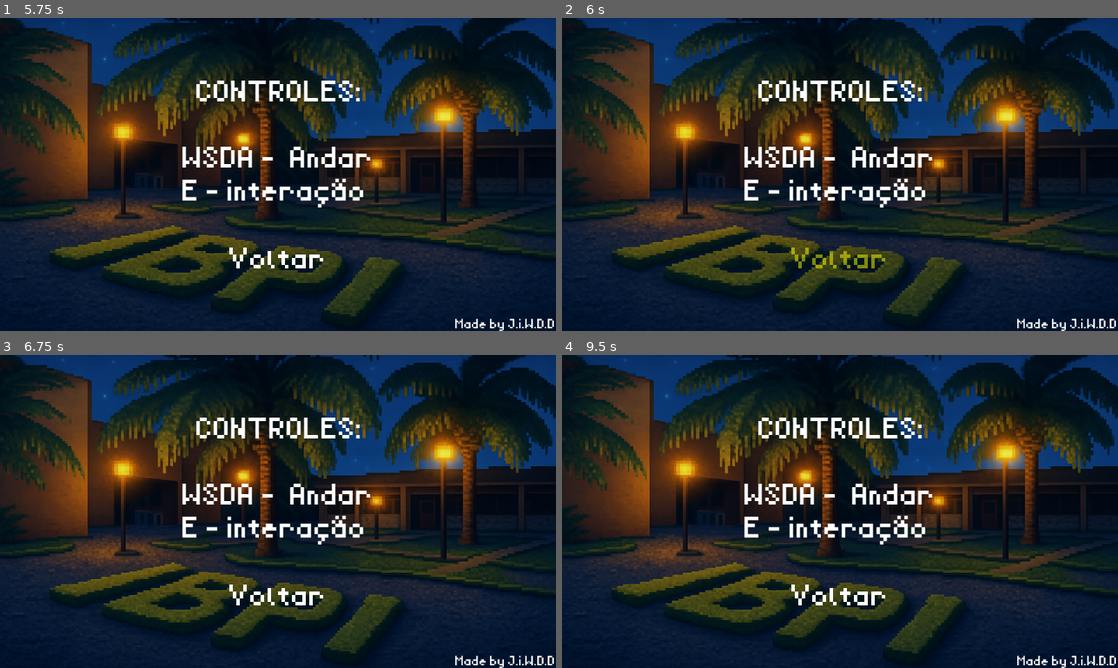
Above: before the commit, frames 1-4 (two rows, left to right).
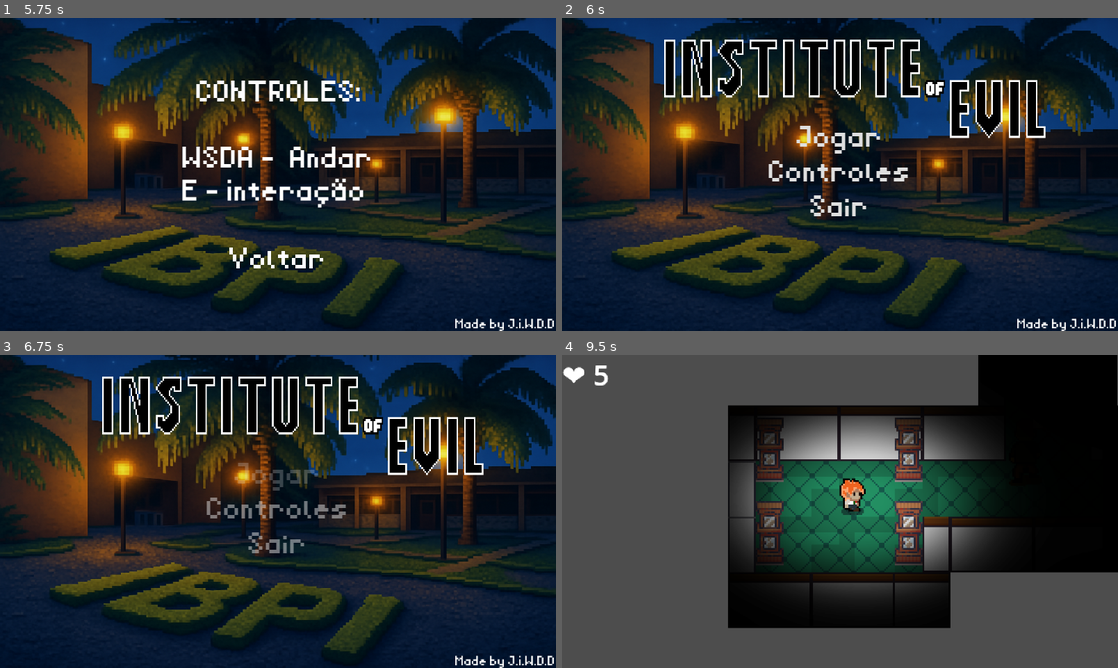
Above: after the commit, the same moments.

Repository: Davi-info/institute-of-evil---game
Game: Godot game, scene res://levels/level_1.tscn
Same seed, same stepped clock (60 frames per second), same inputs: the game is played once before the commit and once after it. This scene is started directly instead of the project's main scene.
Inputs (mouse positions are in pixels of both pictures, inside the frame that each line leads up to):
- Up to frame 1 (5.75 s): tap Enter at 0.5 s; move the mouse to (400, 158) at 0.52 s; hold D (move_right) 0.53-1.28 s; move the mouse to (166, 190) at 1.27 s; hold S (move_down) 1.28-2.03 s; move the mouse to (333, 105) at 2.02 s; hold D (move_right) 2.03-2.78 s; move the mouse to (250, 237) at 2.77 s; hold W (move_up) 2.78-3.53 s; move the mouse to (444, 221) at 3.52 s; hold A (move_left) 3.53-4.25 s; tap Escape (ui_cancel) at 4.15 s; click "Menu Principal" at 4.25 s; click "Controles" at 5 s
- Up to frame 2 (6 s): click (840, 262) at 5.75 s, where only the run after the commit has a clickable "Voltar"
- Up to frame 3 (6.75 s): click (278, 477) at 6.5 s, where only the run after the commit has a clickable "Jogar"
- Up to frame 4 (9.5 s): tap Space at 7.25 s; move the mouse to (673, 464) at 7.27 s; hold A (move_left) 7.28-8.03 s; move the mouse to (867, 511) at 8.02 s; hold S (move_down) 8.03-8.78 s; tap Enter at 8.75 s; move the mouse to (756, 433) at 8.77 s; hold D (move_right) from 8.78 s (still down)

Frame 1 is identical in both runs. In frame 2, 10% of the frame differs, in the area x 18-87%, y 6-80%; in frame 3, 10%; in frame 4, 90%, in the area x 0-100%, y 0-100%.

Commit message:
Bug de Voltar - Corrigido e Música/efeitos implementados

Diff:
--- a/characters/scenes/inimigo_fase2.tscn
+++ b/characters/scenes/inimigo_fase2.tscn
@@ -1,7 +1,7 @@
 [gd_scene load_steps=26 format=3 uid="uid://csk08sfgmcwkv"]
 
 [ext_resource type="Script" uid="uid://h3rdgy7mdtdv" path="res://characters/scripts/inimigo.gd" id="1_dqejm"]
-[ext_resource type="Texture2D" uid="uid://3ygtbyoys3va" path="res://characters/scenes/Inspetor faseTESTE2.png" id="2_dqejm"]
+[ext_resource type="Texture2D" uid="uid://cu74o6pg37ib" path="res://characters/assets/Inspetor faseTESTE2.png" id="2_dqejm"]
 
 [sub_resource type="Animation" id="Animation_rrcal"]
 length = 0.001
--- a/characters/scenes/inimigo_fase3.tscn
+++ b/characters/scenes/inimigo_fase3.tscn
@@ -1,7 +1,7 @@
 [gd_scene load_steps=26 format=3 uid="uid://bgu3o0w1uy741"]
 
 [ext_resource type="Script" uid="uid://h3rdgy7mdtdv" path="res://characters/scripts/inimigo.gd" id="1_nwcns"]
-[ext_resource type="Texture2D" uid="uid://5ssiiwsdapm2" path="res://characters/scenes/Inspetor faseTESTE3.png" id="2_nwcns"]
+[ext_resource type="Texture2D" uid="uid://c64qu2ymmpckt" path="res://characters/assets/Inspetor faseTESTE3.png" id="2_nwcns"]
 
 [sub_resource type="Animation" id="Animation_rrcal"]
 length = 0.001
@@ -296,6 +296,7 @@
 [node name="Sprite2D" type="Sprite2D" parent="."]
 modulate = Color(1, 0.772549, 0.0470588, 1)
 self_modulate = Color(0.658824, 0.741176, 1, 1)
+rotation = -0.0081758
 scale = Vector2(0.941693, 0.911394)
 texture = ExtResource("2_nwcns")
 hframes = 6
--- a/characters/scenes/inimigo_fase4.tscn
+++ b/characters/scenes/inimigo_fase4.tscn
@@ -1,7 +1,7 @@
 [gd_scene load_steps=26 format=3 uid="uid://duudhlwgmypxy"]
 
 [ext_resource type="Script" uid="uid://h3rdgy7mdtdv" path="res://characters/scripts/inimigo.gd" id="1_ayhmu"]
-[ext_resource type="Texture2D" uid="uid://cjy0mf56vada7" path="res://characters/scenes/Inspetor faseTESTE4.png" id="2_ayhmu"]
+[ext_resource type="Texture2D" uid="uid://cgubiqhgc35cv" path="res://characters/assets/Inspetor faseTESTE4.png" id="2_ayhmu"]
 
 [sub_resource type="Animation" id="Animation_rrcal"]
 length = 0.001
--- a/characters/scripts/pause_menu.gd
+++ b/characters/scripts/pause_menu.gd
@@ -21,4 +21,6 @@
 
 
 func _on_menu_prin_btn_2_pressed() -> void:
+	get_tree().paused = false
 	get_tree().change_scene_to_file("res://interface/main_menu.tscn")
+	MusicMenu.play_music()
--- /dev/null
+++ b/interface/audio_stream_player_2d.gd
@@ -0,0 +1,5 @@
+extends AudioStreamPlayer2D
+
+func _on_finished() -> void:
+	$".".play()
+	pass # Replace wit
--- a/interface/main_menu.gd
+++ b/interface/main_menu.gd
@@ -1,21 +1,78 @@
 extends Control
 
+# Nó para o fade overlay
+var fade_overlay: ColorRect
+
 func _ready():
+	# Cria o fade overlay
+	create_fade_overlay()
+
 	for button in get_tree().get_nodes_in_group("button"):
 		button.pressed.connect(on_button_pressed.bind(button))
 		button.mouse_exited.connect(mouse_interaction.bind(button, "exited"))
 		button.mouse_entered.connect(mouse_interaction.bind(button, "entered"))
 
+func create_fade_overlay():
+	# Cria um overlay preto que cobrirá toda a tela
+	fade_overlay = ColorRect.new()
+	fade_overlay.name = "FadeOverlay"
+	fade_overlay.color = Color.BLACK
+	fade_overlay.modulate.a = 0.0  # Começa invisível
+
+	# Configura para cobrir toda a tela
+	fade_overlay.set_anchors_and_offsets_preset(Control.PRESET_FULL_RECT)
+	fade_overlay.mouse_filter = Control.MOUSE_FILTER_IGNORE
+	fade_overlay.z_index = 100  # Garante que fica na frente de tudo
+
+	# Adiciona como filho do nó atual
+	add_child(fade_overlay)
+
 func on_button_pressed(button: Button) -> void:
 	match button.name:
 		'Play':
-			var _game: bool = get_tree().change_scene_to_file("res://levels/level_1.tscn")
+			# Desabilita todos os botões imediatamente
+			set_buttons_disabled(true)
+
+			# Toca o som E inicia o fade simultaneamente
+			$PlaySound.play()
+
+			# Inicia o fade para preto IMEDIATAMENTE
+			await start_fade_to_black()
+
+			# Muda para o próximo nível
+			MusicMenu.stop_music()
+			get_tree().change_scene_to_file("res://levels/level_1.tscn")
+
 		'Controls':
-			var _controls: bool = get_tree().change_scene_to_file("res://interface/controls_view.tscn")
+			get_tree().change_scene_to_file("res://interface/controls_view.tscn")
 		'Exit':
 			get_tree().quit()
 
+func start_fade_to_black():
+	# Usa Tween para fazer o fade suavemente
+	var tween = create_tween()
+	tween.set_ease(Tween.EASE_IN_OUT)
+	tween.set_trans(Tween.TRANS_CUBIC)
+
+	# Anima o fade overlay de transparente (0.0) para opaco (1.0)
+	tween.tween_property(fade_overlay, "modulate:a", 1.0, 2.5)  # 2.5 segundos de duração
+
+	# Espera o tween terminar
+	await tween.finished
+
+	# Aguarda um pouco mais para garantir que a tela está completamente preta
+	await get_tree().create_timer(0.2).timeout
+
+func set_buttons_disabled(disabled: bool):
+	# Desabilita/habilita todos os botões
+	for button in get_tree().get_nodes_in_group("button"):
+		button.disabled = disabled
+
 func mouse_interaction(button: Button, state: String) -> void:
+	# Só aplica o efeito se o botão não estiver desabilitado
+	if button.disabled:
+		return
+
 	match state:
 		'exited':
 			button.modulate.a = 1.0
--- a/interface/main_menu.tscn
+++ b/interface/main_menu.tscn
@@ -1,10 +1,11 @@
-[gd_scene load_steps=6 format=3 uid="uid://dbum7uvwdjp08"]
+[gd_scene load_steps=7 format=3 uid="uid://dbum7uvwdjp08"]
 
 [ext_resource type="Script" uid="uid://dxass45ew1qun" path="res://interface/main_menu.gd" id="1_g8ogf"]
 [ext_resource type="Texture2D" uid="uid://bfntrobr53p8y" path="res://interface/ibpi_image.png" id="2_wwcsp"]
 [ext_resource type="Texture2D" uid="uid://dvbeq56hl471o" path="res://interface/Titulo do jogo2.png" id="3_i5udr"]
 [ext_resource type="Theme" uid="uid://cmkavla7jpxqo" path="res://interface/default_btn.tres" id="4_bjm56"]
 [ext_resource type="Theme" uid="uid://dflyw1gojgi00" path="res://characters/temas/new_theme.tres" id="5_i5udr"]
+[ext_resource type="AudioStream" uid="uid://cramc3yt513oo" path="res://sounds/menu/institute of evil 2.mp3" id="6_bjm56"]
 
 [node name="MainMenu" type="Control"]
 process_mode = 3
@@ -111,3 +112,9 @@
 focus_mode = 0
 theme = ExtResource("5_i5udr")
 text = "Sair"
+
+[node name="PlaySound" type="AudioStreamPlayer2D" parent="."]
+position = Vector2(119, 62)
+stream = ExtResource("6_bjm56")
+
+[connection signal="pressed" from="MainContainer/HBoxContainer/VBoxContainer/Play" to="." method="_on_play_pressed"]
--- /dev/null
+++ b/interface/transition.gd
@@ -0,0 +1 @@
+extends Node2D
--- /dev/null
+++ b/interface/transition.tscn
@@ -0,0 +1,65 @@
+[gd_scene load_steps=5 format=3 uid="uid://bqhv0wg86nqv2"]
+
+[sub_resource type="Animation" id="Animation_j8rqc"]
+resource_name = "fade_in"
+tracks/0/type = "value"
+tracks/0/imported = false
+tracks/0/enabled = true
+tracks/0/path = NodePath(".:color")
+tracks/0/interp = 1
+tracks/0/loop_wrap = true
+tracks/0/keys = {
+"times": PackedFloat32Array(0, 1),
+"transitions": PackedFloat32Array(1, 1),
+"update": 0,
+"values": [Color(0, 0, 0, 1), Color(0, 0, 0, 0)]
+}
+
+[sub_resource type="Animation" id="Animation_t0vh6"]
+length = 0.001
+tracks/0/type = "value"
+tracks/0/imported = false
+tracks/0/enabled = true
+tracks/0/path = NodePath(".:color")
+tracks/0/interp = 1
+tracks/0/loop_wrap = true
+tracks/0/keys = {
+"times": PackedFloat32Array(0),
+"transitions": PackedFloat32Array(1),
+"update": 0,
+"values": [Color(0, 0, 0, 0)]
+}
+
+[sub_resource type="Animation" id="Animation_ntc0a"]
+resource_name = "fade_out"
+tracks/0/type = "value"
+tracks/0/imported = false
+tracks/0/enabled = true
+tracks/0/path = NodePath(".:color")
+tracks/0/interp = 1
+tracks/0/loop_wrap = true
+tracks/0/keys = {
+"times": PackedFloat32Array(0, 1),
+"transitions": PackedFloat32Array(1, 1),
+"update": 0,
+"values": [Color(1, 1, 1, 0), Color(0, 0, 0, 1)]
+}
+
+[sub_resource type="AnimationLibrary" id="AnimationLibrary_awt15"]
+_data = {
+&"RESET": SubResource("Animation_t0vh6"),
+&"fade_in": SubResource("Animation_j8rqc"),
+&"fade_out": SubResource("Animation_ntc0a")
+}
+
+[node name="Transition" type="Node2D"]
+
+[node name="ColorRect" type="ColorRect" parent="."]
+offset_right = 320.0
+offset_bottom = 180.0
+color = Color(0, 0, 0, 0)
+
+[node name="AnimationPlayer" type="AnimationPlayer" parent="ColorRect"]
+libraries = {
+&"": SubResource("AnimationLibrary_awt15")
+}
--- a/project.godot
+++ b/project.godot
@@ -17,6 +17,7 @@
 [autoload]
 
 GameState="*res://characters/scripts/GameState.gd"
+MusicMenu="*res://sounds/menu/music_menu.tscn"
 
 [display]
 
--- /dev/null
+++ b/sounds/menu/music_menu.tscn
@@ -0,0 +1,32 @@
+[gd_scene load_steps=3 format=3 uid="uid://b4qp3r72ce57a"]
+
+[ext_resource type="AudioStream" uid="uid://coxpw5jsu0ehd" path="res://sounds/menu/background music menu.mp3" id="1_6sgv5"]
+
+[sub_resource type="GDScript" id="GDScript_txl7d"]
+script/source = "extends AudioStreamPlayer2D
+
+func play_music():
+	play()
+
+func stop_music():
+	stop()
+
+func _ready():
+	MusicMenu.play_music()
+
+func on_button_pressed(button: Button) -> void:
+	match button.name:
+		'Play':
+			MusicMenu.stop_music()
+			get_tree().change_scene_to_file(\"res://levels/level_1.tscn\")
+		'Controls':
+			get_tree().change_scene_to_file(\"res://interface/controls_view.tscn\")
+		'Exit':
+			get_tree().quit()
+"
+
+[node name="MusicMenu" type="AudioStreamPlayer2D"]
+stream = ExtResource("1_6sgv5")
+volume_db = -10.0
+autoplay = true
+script = SubResource("GDScript_txl7d")
--- /dev/null
+++ b/sounds/menu/music_player.gd
@@ -0,0 +1,17 @@
+extends Node2D
+
+func play_music():
+	$MusicMenu.play()
+
+func stop_music():
+		$Music.stop()
+
+func on_button_pressed(button: Button) -> void:
+	match button.name:
+		'Play':
+			MusicMenu.stop()  # Para a música antes de trocar de cena
+			var _game: bool = get_tree().change_scene_to_file("res://levels/level_1.tscn")
+		'Controls':
+			var _controls: bool = get_tree().change_scene_to_file("res://interface/controls_view.tscn")
+		'Exit':
+			get_tree().quit()
--- /dev/null
+++ b/sounds/menu/music_player.tscn
@@ -0,0 +1,7 @@
+[gd_scene load_steps=2 format=3 uid="uid://djqrhydeug1u6"]
+
+[ext_resource type="PackedScene" uid="uid://b4qp3r72ce57a" path="res://sounds/menu/music_menu.tscn" id="1_txl7d"]
+
+[node name="MusicController" type="Node2D"]
+
+[node name="MusicMenu" parent="." instance=ExtResource("1_txl7d")]
Binary file removed: characters/assets/Inspetor fase1 Sheet.png
Not shown, removed: characters/assets/Inspetor fase1 Sheet.png.import
Binary file removed: characters/assets/Inspetor fase2.png
Not shown, removed: characters/assets/Inspetor fase2.png.import
Binary file removed: characters/assets/Inspetor fase3.png
Not shown, removed: characters/assets/Inspetor fase3.png.import
Binary file removed: characters/assets/Inspetor fase4.png
Not shown, removed: characters/assets/Inspetor fase4.png.import
Renamed: characters/scenes/Inspetor faseTESTE2.png -> characters/assets/Inspetor faseTESTE2.png
Not shown, added: characters/assets/Inspetor faseTESTE2.png.import
Renamed: characters/scenes/Inspetor faseTESTE3.png -> characters/assets/Inspetor faseTESTE3.png
Not shown, added: characters/assets/Inspetor faseTESTE3.png.import
(and 12 more such lines)
